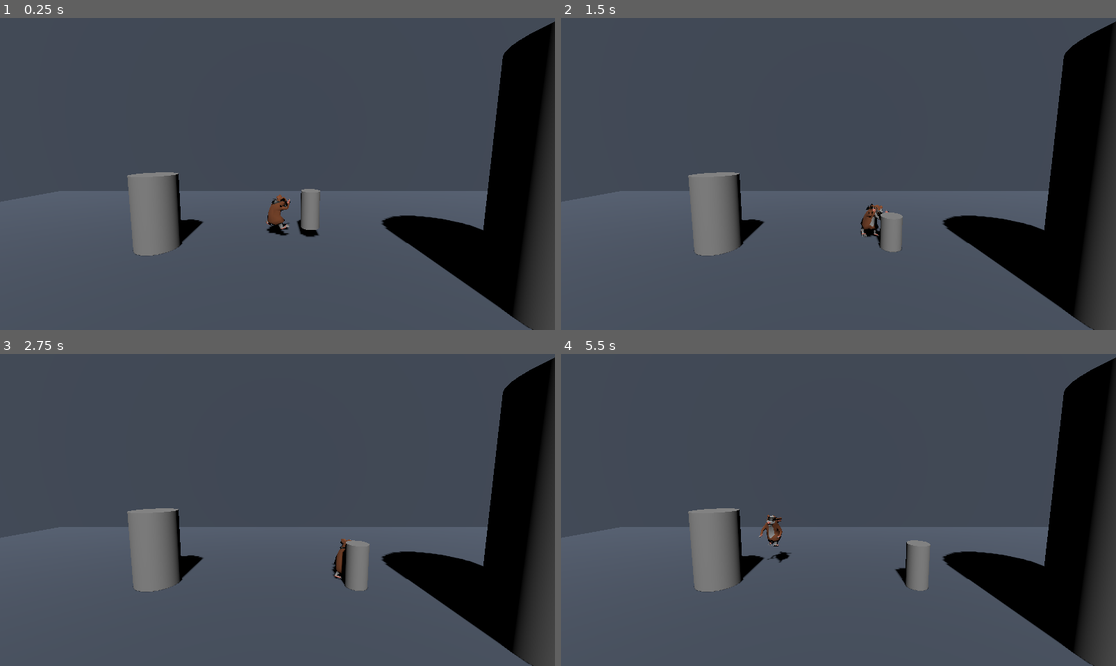
Above: before the commit, frames 1-4 (two rows, left to right).
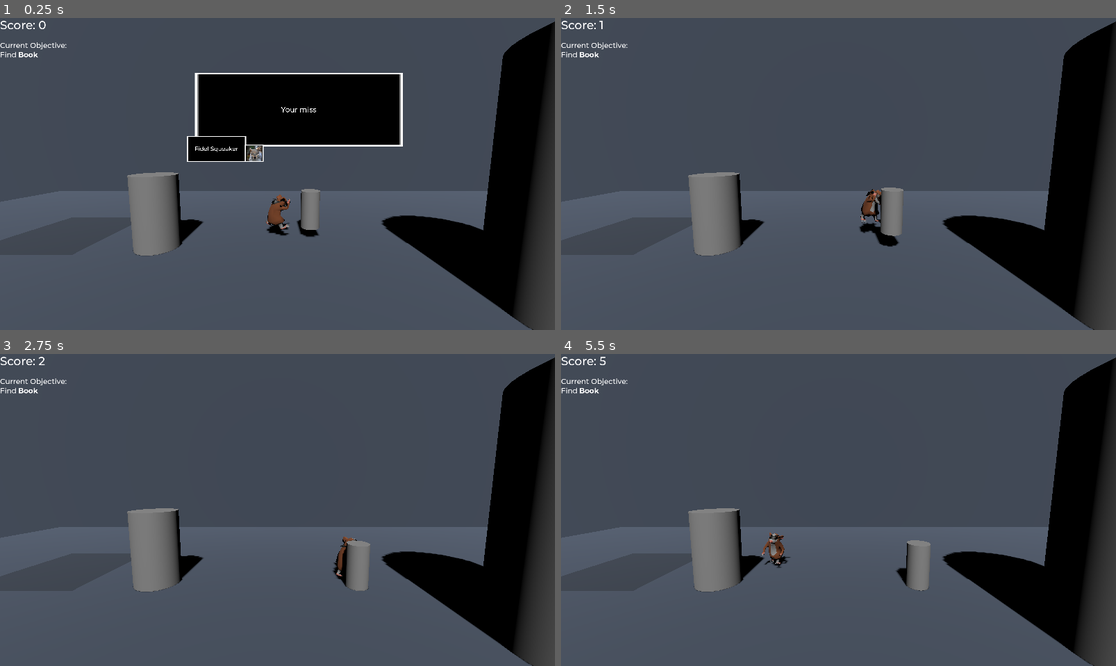
Above: after the commit, the same moments.

Repository: Trikzon/squirreling-away
Game: Godot game, scene res://main.tscn
The game is run twice, just before and just after one commit, with the same random seed, the same clock (stepped at 60 frames per second) and the same inputs. Before the commit the project starts from res://Levels/dev_level.tscn.
Inputs:
- Up to frame 1 (0.25 s): no input
- Up to frame 2 (1.5 s): tap Enter (ui_accept) at 0.5, 0.8, 1.35 s; hold D (player_right) 0.53-1.28 s; tap E (push) at 0.6 s; tap Space (jump, bound only after the commit) at 0.77, 1.07 s; hold S (player_backward) from 1.28 s (still down)
- Up to frame 3 (2.75 s): tap Space (jump, bound only after the commit) at 1.52, 1.55, 1.82, 2.1 s; release S (player_backward) at 2.03 s; hold D (player_right) from 2.03 s (still down); tap E (push) at 2.3 s
- Up to frame 4 (5.5 s): release D (player_right) at 2.78 s; hold W (player_forward) 2.78-3.53 s; tap E (push) at 2.85, 4.35 s; tap Space (jump, bound only after the commit) at 3.02, 3.32, 3.77, 3.8, 4.07, 4.52, 4.82 s; tap Enter (ui_accept) at 3.05, 3.6, 5.1 s; hold A (player_left) 3.53-5.03 s; hold S (player_backward) from 5.03 s (still down)

The runs differ from the first frame. In frame 1, 9.8% of the frame differs, in the area x 0-73%, y 0-47%; in frame 2, 1.1%; in frame 3, 0.4%; in frame 4, 0.7%.

Commit message:
This is a big one sorry in advanced
:(

Diff:
--- a/Entities/Player/player.gd
+++ b/Entities/Player/player.gd
@@ -45,26 +45,26 @@
 		velocity.y -= gravity * delta
 
 	# Handle Jump.
-	if Input.is_action_just_pressed("ui_accept") and is_on_floor():
+	if Input.is_action_just_pressed("jump") and is_on_floor():
 		velocity.y = JUMP_VELOCITY
 
 	# Get the input direction and handle the movement/deceleration.
 	# As good practice, you should replace UI actions with custom gameplay actions.
 	var input_dir = Input.get_vector("player_left", "player_right", "player_forward", "player_backward")
 	var direction = Vector3(input_dir.x, 0, input_dir.y).normalized()
-	var LocalSpeed
+	var local_speed
 	if pushing:
-		LocalSpeed=PUSHSPEED
+		local_speed=PUSHSPEED
 	else:
-		LocalSpeed=SPEED
+		local_speed=SPEED
 	if direction:
-		velocity.x = direction.x * LocalSpeed
-		velocity.z = direction.z * LocalSpeed
+		velocity.x = direction.x * local_speed
+		velocity.z = direction.z * local_speed
 
 		look_at(Vector3.FORWARD.rotated(Vector3.UP, rotation.y).lerp( direction*-1 , ROTATION_SPEED) + position)
 	else:
-		velocity.x = move_toward(velocity.x, 0, LocalSpeed)
-		velocity.z = move_toward(velocity.z, 0, LocalSpeed)
+		velocity.x = move_toward(velocity.x, 0, local_speed)
+		velocity.z = move_toward(velocity.z, 0, local_speed)
 
 	if velocity:
 		$hamster_walk_2/AnimationTree.set("parameters/conditions/walk", true)
--- a/Entities/Player/player.tscn
+++ b/Entities/Player/player.tscn
@@ -25,30 +25,26 @@
 transform = Transform3D(-1.35942e-08, 0, 0.311, 0, 0.311, 0, -0.311, 0, -1.35942e-08, 0, -0.972, 0)
 
 [node name="Skeleton3D" parent="hamster_walk_2/Armature" index="0"]
-bones/1/rotation = Quaternion(0.0670222, 0.536411, 0.114108, 0.833517)
+bones/1/rotation = Quaternion(0.0392825, 0.5398, 0.133274, 0.830248)
 bones/1/scale = Vector3(1, 1, 1)
-bones/2/rotation = Quaternion(-0.00239378, 0.0660255, 0.162785, 0.984447)
+bones/2/rotation = Quaternion(0.106791, 0.113139, 0.527242, 0.835351)
 bones/2/scale = Vector3(1, 1, 1)
 bones/3/rotation = Quaternion(0.419487, -0.0718889, -0.463016, 0.777483)
 bones/4/rotation = Quaternion(-0.0932909, 0.329141, -0.627004, 0.699878)
-bones/5/rotation = Quaternion(0.732947, 0.0431837, 0.0858947, 0.673459)
-bones/6/rotation = Quaternion(0.490546, 0.000426811, 0.234921, 0.839152)
-bones/7/rotation = Quaternion(0.0617058, 0.00297671, 0.0356746, 0.997452)
-bones/8/rotation = Quaternion(0.139442, -5.14889e-08, 0.0581498, 0.988521)
-bones/9/rotation = Quaternion(0.599134, -0.43021, 0.435081, -0.516393)
+bones/5/rotation = Quaternion(0.695392, -0.0271458, 0.163415, 0.699277)
+bones/6/rotation = Quaternion(0.205235, -0.483692, 0.496841, 0.690702)
+bones/8/rotation = Quaternion(-0.222111, 0.445821, 0.0932572, 0.862098)
+bones/9/rotation = Quaternion(0.631072, -0.520048, 0.3236, -0.476006)
 bones/9/scale = Vector3(1, 1, 1)
-bones/10/rotation = Quaternion(-0.403566, -0.24723, -0.379148, 0.795147)
-bones/11/rotation = Quaternion(-0.0813467, -0.000239664, -0.0330587, 0.996137)
-bones/12/rotation = Quaternion(-0.132802, -0.0154302, -0.0720366, 0.988401)
-bones/13/position = Vector3(-0.830451, -0.477244, -0.0827408)
-bones/13/rotation = Quaternion(0.379298, -0.0124702, 0.921156, -0.0863061)
-bones/13/scale = Vector3(1, 1, 1)
-bones/14/rotation = Quaternion(0.576533, 0.385216, -0.564793, 0.447468)
+bones/11/rotation = Quaternion(0.133865, -0.308485, 0.628211, 0.701618)
+bones/12/rotation = Quaternion(0.0670967, -0.0648273, 0.14079, 0.985634)
+bones/13/rotation = Quaternion(0.392761, 0.188328, 0.886778, 0.154586)
+bones/13/scale = Vector3(1.18279, 1.18279, 1.18279)
+bones/14/rotation = Quaternion(0.497863, 0.44264, -0.53049, 0.524197)
 bones/14/scale = Vector3(1, 1, 1)
-bones/15/position = Vector3(0.775108, -0.454197, 0.63763)
-bones/15/rotation = Quaternion(-0.411877, -0.0707257, 0.908208, 0.0226442)
+bones/15/rotation = Quaternion(-0.381162, -0.333472, 0.861966, 0.0229444)
 bones/15/scale = Vector3(1, 0.999999, 0.999997)
-bones/16/rotation = Quaternion(0.678195, -0.120342, 0.424293, 0.58783)
+bones/16/rotation = Quaternion(0.60241, -0.111654, 0.409636, 0.675895)
 
 [node name="AnimationTree" parent="hamster_walk_2" index="2"]
 parameters/playback = SubResource("AnimationNodeStateMachinePlayback_yxgu3")
--- a/Entities/Pushable/pushable.gd
+++ b/Entities/Pushable/pushable.gd
@@ -1,2 +1,4 @@
 extends RigidBody3D
 class_name Pushable
+
+#@export var objName: String
--- /dev/null
+++ b/Levels/dev_level.gd
@@ -0,0 +1,15 @@
+extends Node3D
+signal win
+
+# Called when the node enters the scene tree for the first time.
+func _ready():
+	pass # Replace with function body.
+
+
+# Called every frame. 'delta' is the elapsed time since the previous frame.
+func _process(delta):
+	pass
+
+
+func _on_win_cond_win():
+	win.emit()
--- a/Levels/dev_level.tscn
+++ b/Levels/dev_level.tscn
@@ -1,8 +1,10 @@
-[gd_scene load_steps=7 format=3 uid="uid://bh131xjgippe2"]
+[gd_scene load_steps=9 format=3 uid="uid://bh131xjgippe2"]
 
 [ext_resource type="PackedScene" uid="uid://bsq6kupgh27i2" path="res://Entities/Player/player.tscn" id="1_mkk37"]
+[ext_resource type="Script" path="res://Levels/dev_level.gd" id="1_u8lsh"]
 [ext_resource type="PackedScene" uid="uid://k3h0mwi0l7yc" path="res://Entities/StaticProp/StaticProp.tscn" id="2_imjrj"]
 [ext_resource type="PackedScene" uid="uid://6t75rxue57su" path="res://Entities/Pushable/pushable.tscn" id="3_xrncy"]
+[ext_resource type="PackedScene" uid="uid://b0pxgnxtvjrml" path="res://Zones/WinCod/win_cond.tscn" id="4_e0nx7"]
 
 [sub_resource type="StandardMaterial3D" id="StandardMaterial3D_ne04s"]
 albedo_color = Color(0.291886, 0.331853, 0.396783, 1)
@@ -15,6 +17,7 @@
 size = Vector3(50, 1, 25)
 
 [node name="DevLevel" type="Node3D"]
+script = ExtResource("1_u8lsh")
 
 [node name="Ground" type="StaticBody3D" parent="."]
 collision_mask = 0
@@ -53,5 +56,10 @@
 [node name="StaticProp2" parent="." instance=ExtResource("2_imjrj")]
 transform = Transform3D(7.22799, 0, 0, 0, 6.55062, 0, 0, 0, 6.53834, 9.14736, -1.45012, 5.61121)
 
-[node name="Pushable" parent="." instance=ExtResource("3_xrncy")]
+[node name="Book" parent="." instance=ExtResource("3_xrncy")]
 transform = Transform3D(1, 0, 0, 0, 1, 0, 0, 0, 1, 1.76986, 1.6926, 0)
+
+[node name="WinCond" parent="." instance=ExtResource("4_e0nx7")]
+transform = Transform3D(1, 0, 0, 0, 1, 0, 0, 0, 1, -11.2301, 0.122012, 0)
+
+[connection signal="win" from="WinCond" to="." method="_on_win_cond_win"]
--- /dev/null
+++ b/UI/dialog.gd
@@ -0,0 +1,26 @@
+extends Control
+
+
+# Called when the node enters the scene tree for the first time.
+func _ready():
+	$NinePatchRect4.hide()
+	play()
+	$NinePatchRect/BodyText.text = "Your mission today soldier is to hunt down the book we need to learn thier secrets"
+	$NinePatchRect2/Speaker.text = "Fidel Squeaker"
+
+
+# Called every frame. 'delta' is the elapsed time since the previous frame.
+func _process(delta):
+	if not $NinePatchRect4/ControlAnimation.is_playing():
+
+		$NinePatchRect4/ControlAnimation.play("Wiggle")
+
+	if Input.is_action_just_pressed("dialog_forward"):
+		hide()
+
+func play():
+	$NinePatchRect/BodyText/TextAnimation.play("Text Animation")
+
+
+func _on_text_animation_animation_finished(anim_name):
+	$NinePatchRect4.show()
--- /dev/null
+++ b/UI/dialog.tscn
@@ -0,0 +1,255 @@
+[gd_scene load_steps=11 format=3 uid="uid://cv8x5k7hig8iy"]
+
+[ext_resource type="Script" path="res://UI/dialog.gd" id="1_hw6gy"]
+[ext_resource type="Texture2D" uid="uid://d2260ccyiges3" path="res://UI/DialougBox.png" id="1_xerot"]
+[ext_resource type="FontFile" uid="uid://b3u35yfgodov6" path="res://Fonts/Montserrat-Medium.ttf" id="2_r71fp"]
+[ext_resource type="Texture2D" uid="uid://tb65svyj6j6c" path="res://UI/Squirrel.png" id="4_o6s5b"]
+
+[sub_resource type="Animation" id="Animation_j8138"]
+resource_name = "Text Animation"
+length = 2.0
+tracks/0/type = "value"
+tracks/0/imported = false
+tracks/0/enabled = true
+tracks/0/path = NodePath(".:visible_ratio")
+tracks/0/interp = 1
+tracks/0/loop_wrap = true
+tracks/0/keys = {
+"times": PackedFloat32Array(0, 1, 2),
+"transitions": PackedFloat32Array(1, 1, 1),
+"update": 0,
+"values": [0.0, 0.5, 1.0]
+}
+
+[sub_resource type="Animation" id="Animation_m0cty"]
+length = 0.001
+tracks/0/type = "value"
+tracks/0/imported = false
+tracks/0/enabled = true
+tracks/0/path = NodePath(".:visible_ratio")
+tracks/0/interp = 1
+tracks/0/loop_wrap = true
+tracks/0/keys = {
+"times": PackedFloat32Array(0),
+"transitions": PackedFloat32Array(1),
+"update": 0,
+"values": [0.5]
+}
+
+[sub_resource type="AnimationLibrary" id="AnimationLibrary_l1htm"]
+_data = {
+"RESET": SubResource("Animation_m0cty"),
+"Text Animation": SubResource("Animation_j8138")
+}
+
+[sub_resource type="Animation" id="Animation_54mul"]
+resource_name = "Wiggle"
+length = 2.0
+tracks/0/type = "value"
+tracks/0/imported = false
+tracks/0/enabled = true
+tracks/0/path = NodePath(".:scale")
+tracks/0/interp = 1
+tracks/0/loop_wrap = true
+tracks/0/keys = {
+"times": PackedFloat32Array(0, 1, 2),
+"transitions": PackedFloat32Array(1, 1, 1),
+"update": 0,
+"values": [Vector2(1, 1), Vector2(1.1, 1.1), Vector2(1, 1)]
+}
+
+[sub_resource type="Animation" id="Animation_fnytu"]
+length = 0.001
+tracks/0/type = "value"
+tracks/0/imported = false
+tracks/0/enabled = true
+tracks/0/path = NodePath(".:scale")
+tracks/0/interp = 1
+tracks/0/loop_wrap = true
+tracks/0/keys = {
+"times": PackedFloat32Array(0),
+"transitions": PackedFloat32Array(1),
+"update": 0,
+"values": [Vector2(1, 1)]
+}
+
+[sub_resource type="AnimationLibrary" id="AnimationLibrary_2d86k"]
+_data = {
+"RESET": SubResource("Animation_fnytu"),
+"Wiggle": SubResource("Animation_54mul")
+}
+
+[node name="Dialog" type="Control"]
+layout_mode = 3
+anchors_preset = 15
+anchor_right = 1.0
+anchor_bottom = 1.0
+offset_left = 332.0
+offset_top = 205.0
+offset_right = -558.0
+offset_bottom = -369.0
+grow_horizontal = 2
+grow_vertical = 2
+script = ExtResource("1_hw6gy")
+
+[node name="NinePatchRect" type="NinePatchRect" parent="."]
+texture_filter = 1
+layout_mode = 1
+anchors_preset = 8
+anchor_left = 0.5
+anchor_top = 0.5
+anchor_right = 0.5
+anchor_bottom = 0.5
+offset_left = -360.0
+offset_top = -128.0
+offset_right = 360.0
+offset_bottom = 128.0
+grow_horizontal = 2
+grow_vertical = 2
+texture = ExtResource("1_xerot")
+patch_margin_left = 3
+patch_margin_top = 3
+patch_margin_right = 3
+patch_margin_bottom = 3
+
+[node name="MarginContainer" type="MarginContainer" parent="NinePatchRect"]
+visible = false
+layout_mode = 1
+anchors_preset = 15
+anchor_right = 1.0
+anchor_bottom = 1.0
+offset_left = 32.0
+offset_top = 44.0
+offset_right = -35.0
+offset_bottom = -61.0
+grow_horizontal = 2
+grow_vertical = 2
+
+[node name="BodyText" type="Label" parent="NinePatchRect"]
+layout_mode = 1
+anchors_preset = 15
+anchor_right = 1.0
+anchor_bottom = 1.0
+offset_left = 29.0
+offset_right = -29.0
+grow_horizontal = 2
+grow_vertical = 2
+size_flags_horizontal = 0
+size_flags_vertical = 0
+theme_override_fonts/font = ExtResource("2_r71fp")
+theme_override_font_sizes/font_size = 25
+horizontal_alignment = 1
+vertical_alignment = 1
+autowrap_mode = 2
+visible_characters = 0
+visible_ratio = 0.5
+
+[node name="TextAnimation" type="AnimationPlayer" parent="NinePatchRect/BodyText"]
+libraries = {
+"": SubResource("AnimationLibrary_l1htm")
+}
+
+[node name="NinePatchRect2" type="NinePatchRect" parent="."]
+texture_filter = 1
+layout_mode = 1
+anchors_preset = 8
+anchor_left = 0.5
+anchor_top = 0.5
+anchor_right = 0.5
+anchor_bottom = 0.5
+offset_left = -388.0
+offset_top = 91.0
+offset_right = -182.0
+offset_bottom = 182.0
+grow_horizontal = 2
+grow_vertical = 2
+texture = ExtResource("1_xerot")
+patch_margin_left = 3
+patch_margin_top = 3
+patch_margin_right = 3
+patch_margin_bottom = 3
+
+[node name="Speaker" type="Label" parent="NinePatchRect2"]
+layout_mode = 1
+anchors_preset = 15
+anchor_right = 1.0
+anchor_bottom = 1.0
+offset_left = 16.0
+offset_right = -16.0
+grow_horizontal = 2
+grow_vertical = 2
+theme_override_fonts/font = ExtResource("2_r71fp")
+theme_override_font_sizes/font_size = 20
+horizontal_alignment = 1
+vertical_alignment = 1
+
+[node name="NinePatchRect3" type="NinePatchRect" parent="."]
+texture_filter = 1
+layout_mode = 1
+anchors_preset = 8
+anchor_left = 0.5
+anchor_top = 0.5
+anchor_right = 0.5
+anchor_bottom = 0.5
+offset_left = -187.0
+offset_top = 121.0
+offset_right = -122.0
+offset_bottom = 182.0
+grow_horizontal = 2
+grow_vertical = 2
+texture = ExtResource("1_xerot")
+patch_margin_left = 3
+patch_margin_top = 3
+patch_margin_right = 3
+patch_margin_bottom = 3
+
+[node name="SquirrelBox" type="TextureRect" parent="NinePatchRect3"]
+layout_mode = 0
+offset_left = 7.0
+offset_top = 4.0
+offset_right = 60.0
+offset_bottom = 57.0
+texture = ExtResource("4_o6s5b")
+
+[node name="NinePatchRect4" type="NinePatchRect" parent="."]
+texture_filter = 1
+layout_mode = 1
+anchors_preset = 8
+anchor_left = 0.5
+anchor_top = 0.5
+anchor_right = 0.5
+anchor_bottom = 0.5
+offset_left = 221.0
+offset_top = -177.0
+offset_right = 427.0
+offset_bottom = -86.0
+grow_horizontal = 2
+grow_vertical = 2
+pivot_offset = Vector2(103, 45)
+texture = ExtResource("1_xerot")
+patch_margin_left = 3
+patch_margin_top = 3
+patch_margin_right = 3
+patch_margin_bottom = 3
+
+[node name="Control" type="Label" parent="NinePatchRect4"]
+layout_mode = 1
+anchors_preset = 15
+anchor_right = 1.0
+anchor_bottom = 1.0
+offset_left = 23.0
+offset_top = -8.0
+offset_right = -21.0
+grow_horizontal = 2
+grow_vertical = 2
+text = "Press Enter
+to Continue"
+horizontal_alignment = 1
+vertical_alignment = 1
+
+[node name="ControlAnimation" type="AnimationPlayer" parent="NinePatchRect4"]
+libraries = {
+"": SubResource("AnimationLibrary_2d86k")
+}
+
+[connection signal="animation_finished" from="NinePatchRect/BodyText/TextAnimation" to="." method="_on_text_animation_animation_finished"]
--- /dev/null
+++ b/UI/ui.gd
@@ -0,0 +1,15 @@
+extends Control
+var score=0
+
+# Called when the node enters the scene tree for the first time.
+func _ready():
+	pass # Replace with function body.
+
+
+# Called every frame. 'delta' is the elapsed time since the previous frame.
+func _process(delta):
+	pass
+
+func _on_score_timer_timeout():
+	score+=1
+	$ScoreLabel.text = "Score: %s" % score
--- /dev/null
+++ b/UI/ui.tscn
@@ -0,0 +1,58 @@
+[gd_scene load_steps=6 format=3 uid="uid://cx2368v2jrve8"]
+
+[ext_resource type="FontFile" uid="uid://b3u35yfgodov6" path="res://Fonts/Montserrat-Medium.ttf" id="1_0aoud"]
+[ext_resource type="Script" path="res://UI/ui.gd" id="1_7yrqp"]
+[ext_resource type="FontFile" uid="uid://bxg0rsghsvls8" path="res://Fonts/Montserrat-Bold.ttf" id="3_fvtm0"]
+[ext_resource type="PackedScene" uid="uid://cv8x5k7hig8iy" path="res://UI/dialog.tscn" id="4_jnwbp"]
+
+[sub_resource type="GDScript" id="GDScript_0fs3e"]
+script/source = "extends Label
+var score=0
+
+# Called when the node enters the scene tree for the first time.
+func _ready():
+	pass
+
+
+# Called every frame. 'delta' is the elapsed time since the previous frame.
+func _process(delta):
+	pass
+"
+
+[node name="UI" type="Control"]
+layout_mode = 3
+anchors_preset = 15
+anchor_right = 1.0
+anchor_bottom = 1.0
+grow_horizontal = 2
+grow_vertical = 2
+script = ExtResource("1_7yrqp")
+
+[node name="ScoreLabel" type="Label" parent="."]
+layout_mode = 0
+offset_right = 117.0
+offset_bottom = 83.0
+theme_override_fonts/font = ExtResource("1_0aoud")
+theme_override_font_sizes/font_size = 40
+text = "Score: 0"
+script = SubResource("GDScript_0fs3e")
+
+[node name="RichTextLabel2" type="RichTextLabel" parent="."]
+layout_mode = 0
+offset_top = 79.0
+offset_right = 242.0
+offset_bottom = 241.0
+theme_override_fonts/normal_font = ExtResource("1_0aoud")
+theme_override_fonts/bold_font = ExtResource("3_fvtm0")
+theme_override_font_sizes/normal_font_size = 25
+theme_override_font_sizes/bold_font_size = 25
+bbcode_enabled = true
+text = "Current Objective:
+Find [b]Book[/b]"
+
+[node name="Dialog" parent="." instance=ExtResource("4_jnwbp")]
+layout_mode = 1
+offset_left = 519.0
+offset_top = 64.0
+offset_right = -371.0
+offset_bottom = -510.0
--- /dev/null
+++ b/Zones/WinCod/win_cond.gd
@@ -0,0 +1,18 @@
+extends Area3D
+signal win
+
+# Called when the node enters the scene tree for the first time.
+func _ready():
+	pass
+
+
+# Called every frame. 'delta' is the elapsed time since the previous frame.
+func _process(delta):
+	pass
+
+
+func _on_body_entered(body):
+	if body is Pushable:
+		if body.name=="Book":
+			win.emit()
+			print("Win!")
--- /dev/null
+++ b/Zones/WinCod/win_cond.tscn
@@ -0,0 +1,27 @@
+[gd_scene load_steps=5 format=3 uid="uid://b0pxgnxtvjrml"]
+
+[ext_resource type="Script" path="res://Zones/WinCod/win_cond.gd" id="1_jev1h"]
+
+[sub_resource type="BoxShape3D" id="BoxShape3D_h7jb3"]
+size = Vector3(5, 0, 5)
+
+[sub_resource type="StandardMaterial3D" id="StandardMaterial3D_7x3mv"]
+transparency = 1
+albedo_color = Color(0, 0, 0, 0.294118)
+
+[sub_resource type="BoxMesh" id="BoxMesh_85l8s"]
+material = SubResource("StandardMaterial3D_7x3mv")
+size = Vector3(5, 0, 5)
+
+[node name="WinCond" type="Area3D"]
+collision_layer = 0
+collision_mask = 4
+script = ExtResource("1_jev1h")
+
+[node name="CollisionShape3D" type="CollisionShape3D" parent="."]
+shape = SubResource("BoxShape3D_h7jb3")
+
+[node name="MeshInstance3D" type="MeshInstance3D" parent="."]
+mesh = SubResource("BoxMesh_85l8s")
+
+[connection signal="body_entered" from="." to="." method="_on_body_entered"]
--- /dev/null
+++ b/main.gd
@@ -0,0 +1,15 @@
+extends Node
+
+
+# Called when the node enters the scene tree for the first time.
+func _ready():
+	$ScoreTimer.start()
+
+
+# Called every frame. 'delta' is the elapsed time since the previous frame.
+func _process(delta):
+	pass
+
+
+func _on_dev_level_win():
+	pass
--- /dev/null
+++ b/main.tscn
@@ -0,0 +1,17 @@
+[gd_scene load_steps=4 format=3 uid="uid://dbynsny4t4eqi"]
+
+[ext_resource type="PackedScene" uid="uid://bh131xjgippe2" path="res://Levels/dev_level.tscn" id="1_iuhgj"]
+[ext_resource type="Script" path="res://main.gd" id="1_js0ba"]
+[ext_resource type="PackedScene" uid="uid://cx2368v2jrve8" path="res://UI/ui.tscn" id="2_uy05h"]
+
+[node name="Main" type="Node"]
+script = ExtResource("1_js0ba")
+
+[node name="DevLevel" parent="." instance=ExtResource("1_iuhgj")]
+
+[node name="ScoreTimer" type="Timer" parent="."]
+
+[node name="UI" parent="." instance=ExtResource("2_uy05h")]
+
+[connection signal="win" from="DevLevel" to="." method="_on_dev_level_win"]
+[connection signal="timeout" from="ScoreTimer" to="UI" method="_on_score_timer_timeout"]
--- a/project.godot
+++ b/project.godot
@@ -11,7 +11,7 @@
 [application]
 
 config/name="Squirreling Away"
-run/main_scene="res://Levels/dev_level.tscn"
+run/main_scene="res://main.tscn"
 config/features=PackedStringArray("4.0", "GL Compatibility")
 config/icon="res://icon.svg"
 
@@ -51,6 +51,17 @@
 "events": [Object(InputEventKey,"resource_local_to_scene":false,"resource_name":"","device":-1,"window_id":0,"alt_pressed":false,"shift_pressed":false,"ctrl_pressed":false,"meta_pressed":false,"pressed":false,"keycode":0,"physical_keycode":69,"key_label":0,"unicode":101,"echo":false,"script":null)
 ]
 }
+dialog_forward={
+"deadzone": 0.5,
+"events": [Object(InputEventKey,"resource_local_to_scene":false,"resource_name":"","device":-1,"window_id":0,"alt_pressed":false,"shift_pressed":false,"ctrl_pressed":false,"meta_pressed":false,"pressed":false,"keycode":0,"physical_keycode":4194309,"key_label":0,"unicode":0,"echo":false,"script":null)
+, Object(InputEventKey,"resource_local_to_scene":false,"resource_name":"","device":-1,"window_id":0,"alt_pressed":false,"shift_pressed":false,"ctrl_pressed":false,"meta_pressed":false,"pressed":false,"keycode":0,"physical_keycode":32,"key_label":0,"unicode":32,"echo":false,"script":null)
+]
+}
+jump={
+"deadzone": 0.5,
+"events": [Object(InputEventKey,"resource_local_to_scene":false,"resource_name":"","device":-1,"window_id":0,"alt_pressed":false,"shift_pressed":false,"ctrl_pressed":false,"meta_pressed":false,"pressed":false,"keycode":0,"physical_keycode":32,"key_label":0,"unicode":32,"echo":false,"script":null)
+]
+}
 
 [layer_names]
 
Not shown, changed: Entities/Player/hamster_walk_2_denmin_fabric_blk.png.import
Not shown, added: Fonts/LICENSE.txt
Binary file added: Fonts/Montserrat-Bold.ttf
Not shown, added: Fonts/Montserrat-Bold.ttf.import
Binary file added: Fonts/Montserrat-BoldItalic.ttf
Not shown, added: Fonts/Montserrat-BoldItalic.ttf.import
Binary file added: Fonts/Montserrat-Medium.ttf
Not shown, added: Fonts/Montserrat-Medium.ttf.import
Binary file added: Fonts/Montserrat-MediumItalic.ttf
Not shown, added: Fonts/Montserrat-MediumItalic.ttf.import
Binary file added: UI/DialougBox.png
Not shown, added: UI/DialougBox.png.import
(and 36 more such lines)
